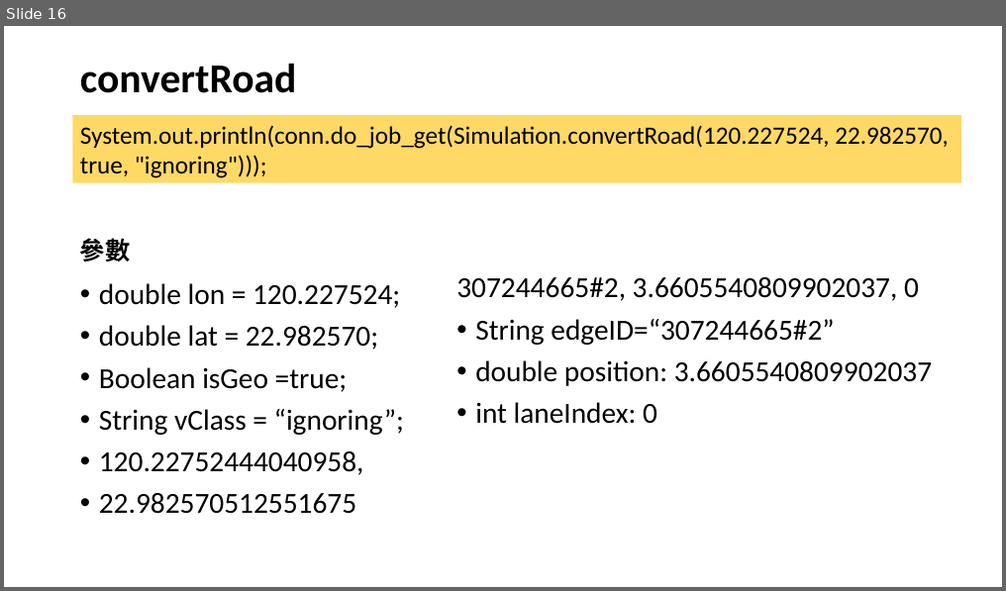
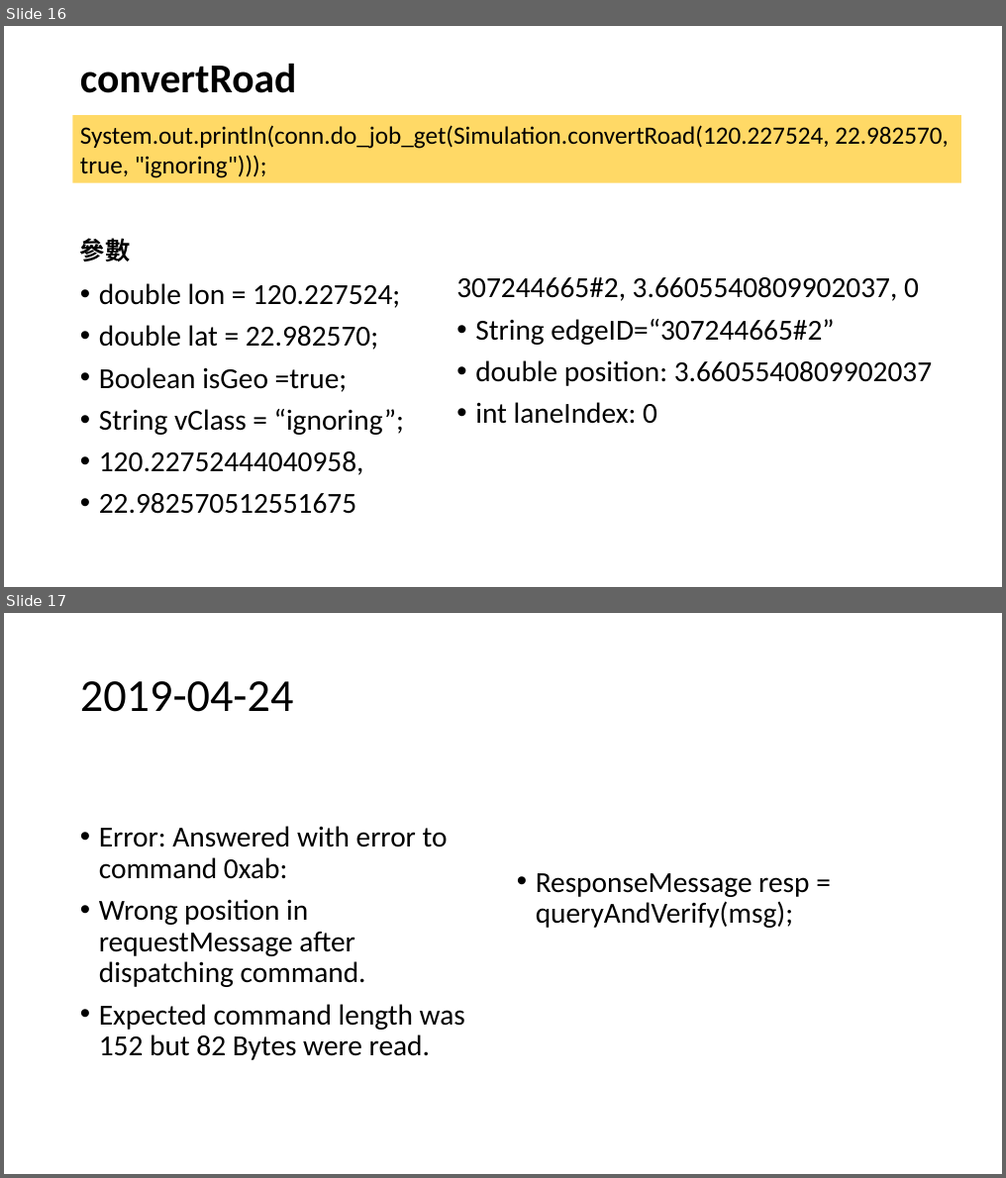
Before and after one commit to YenKang/Smart-Logistics-Plan, a slide deck: eclipse workspace/java_library/sumo_implementation recording.pptx. Shown one above the other, each under a label of ours: slide 16 before the commit, slides 16 and 17 after it. The pictures are 1006x591 and 1006x1178 pixels, drawn with LibreOffice and Linux fonts; fonts in the diff are those of the drawing. Boxes give left, top, right and bottom in pixels: in the first picture for what was removed or moved away, otherwise in the second. Text is boxed around its words. In the diff, an @@ line names an element or a change of style, - is before the commit and + after.

Commit message:
Error reading byte, invalid list position

```diff
--- a/eclipse workspace/java_library/sumo_implementation recording.pptx
+++ b/eclipse workspace/java_library/sumo_implementation recording.pptx
@@ slide 17 added at bbox=[4, 613, 1002, 1174], background #FFFFFF @@
@@ title added at bbox=[80, 681, 293, 712], 44 pt, text #000000 @@
+2019-04-24
@@ text added at bbox=[99, 826, 465, 1060], 28 pt, text #000000 @@
+• Error: Answered with error to command 0xab:
+• Wrong position in requestMessage after dispatching command.
+• Expected command length was 152 but 82 Bytes were read.
@@ text added at bbox=[536, 873, 809, 928], 28 pt, text #000000 @@
+• ResponseMessage resp = queryAndVerify(msg);
```
Also in this commit, not shown: 1 other slide added, 2 slides removed, 5 other files.
